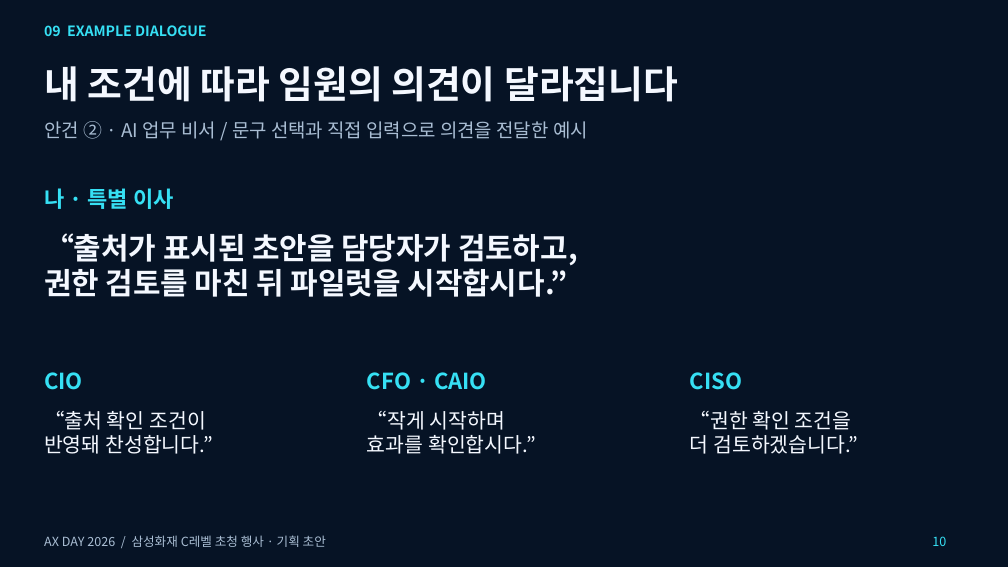
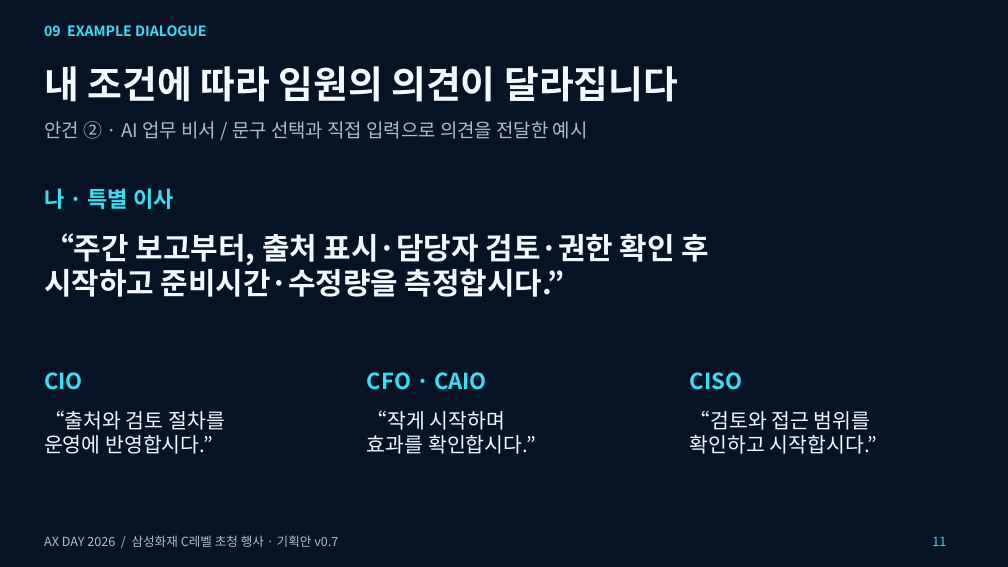
Before and after one commit to hyuny0219/axday_agent, a slide deck: slide 11 of docs/reference/AX_Day_2026_Boardroom_Proposal.pptx (slide 10 before the commit). Drawn at 1008x567 pixels with LibreOffice and Linux fonts; fonts in the diff are those of the drawing. Boxes give left, top, right and bottom in pixels: in the first picture for what was removed or moved away, otherwise in the second. Text is boxed around its words. In the diff, an @@ line names an element or a change of style, - is before the commit and + after.

```diff
--- a/docs/reference/AX_Day_2026_Boardroom_Proposal.pptx
+++ b/docs/reference/AX_Day_2026_Boardroom_Proposal.pptx
@@ text at box(44, 233, 710, 297): text changed @@
-“출처가 표시된 초안을 담당자가 검토하고,
-권한 검토를 마친 뒤 파일럿을 시작합시다.”
+“주간 보고부터, 출처 표시·담당자 검토·권한 확인 후
+시작하고 준비시간·수정량을 측정합시다.”
@@ text at box(44, 411, 225, 454): text changed @@
-“출처 확인 조건이
-반영돼 찬성합니다.”
+“출처와 검토 절차를
+운영에 반영합시다.”
@@ text at box(690, 411, 878, 454): text changed @@
-“권한 확인 조건을
-더 검토하겠습니다.”
+“검토와 접근 범위를
+확인하고 시작합시다.”
@@ text at box(44, 535, 338, 547): text changed @@
-AX DAY 2026 / 삼성화재 C레벨 초청 행사 · 기획 초안
+AX DAY 2026 / 삼성화재 C레벨 초청 행사 · 기획안 v0.7
@@ text at box(932, 537, 946, 546): text changed @@
-10
+11
```
Also in this commit, not shown: 15 other slides changed, 2 slides added, 13 other files.
